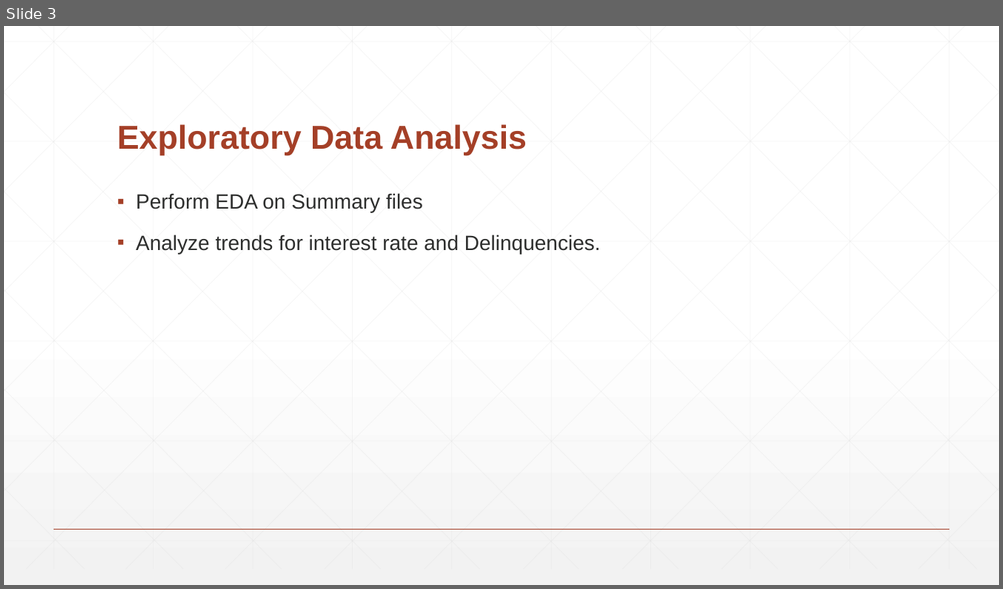
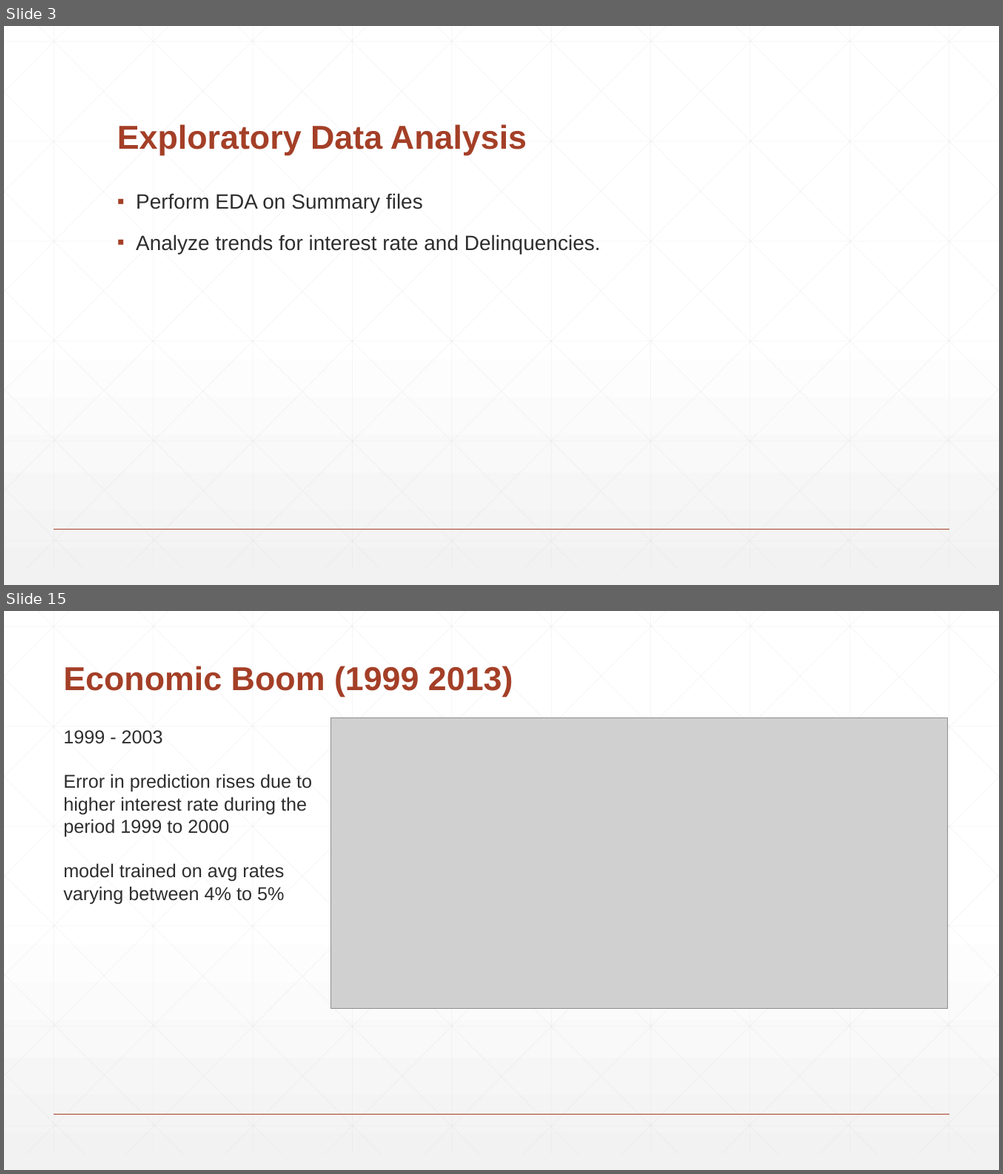
Before and after one commit to vishalsatam/PredictiveModellingOnFreddieMacLoans, a slide deck: Team1_Presentation.pptx. Shown one above the other, each under a label of ours: slide 3 before the commit, slides 3 and 15 after it; the slides between them are not shown. The pictures are 1003x589 and 1003x1174 pixels, drawn with LibreOffice and Linux fonts; fonts in the diff are those of the drawing; grey boxes stand for pictures. Boxes give left, top, right and bottom in pixels: in the first picture for what was removed or moved away, otherwise in the second. Text is boxed around its words. In the diff, an @@ line names an element or a change of style, - is before the commit and + after.

```diff
--- a/Team1_Presentation.pptx
+++ b/Team1_Presentation.pptx
@@ slide 15 added at [4,611,999,1170], background gradient #FFFFFF to #F2F2F2; not listed: 47 template elements that a slide beside it also shows @@
@@ title added at [63,666,513,697], 32 pt, text #A43F27, bold @@
+Economic Boom (1999 2013)
@@ picture added at [331,718,947,1008] @@
@@ text added at [63,730,312,904], 18 pt, text #2D2E2D @@
+1999 - 2003
+Error in prediction rises due to
+higher interest rate during the
+period 1999 to 2000
+model trained on avg rates
+varying between 4% to 5%
```
Also in this commit, not shown: 4 slides changed, 16 other slides added, 4 slides removed.
